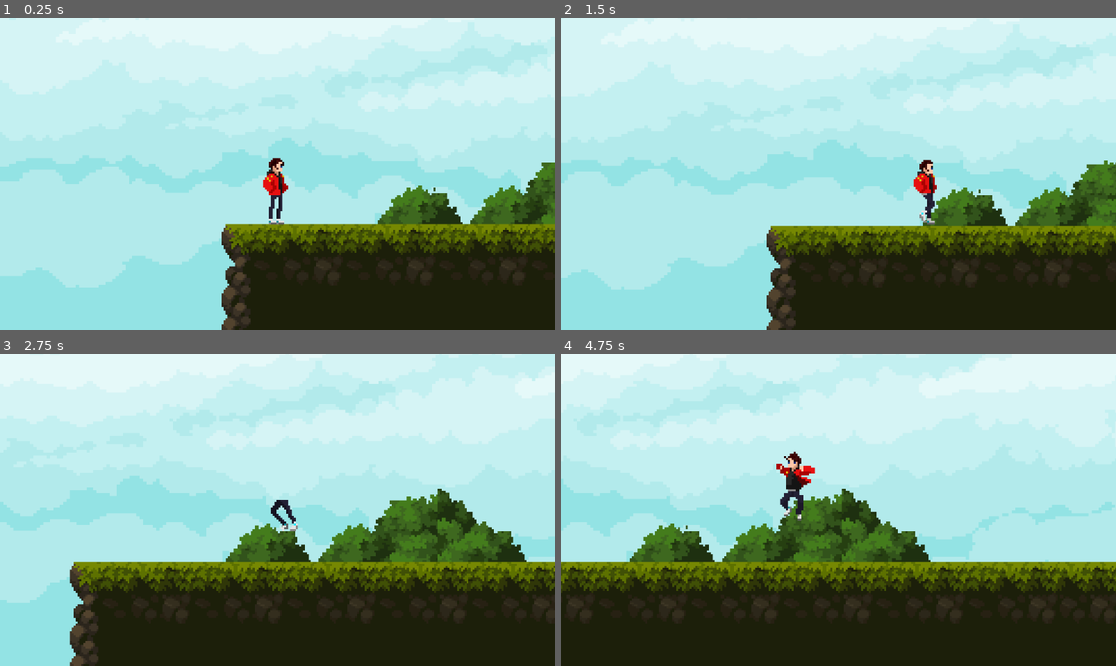
Above: before the commit, frames 1-4 (two rows, left to right).
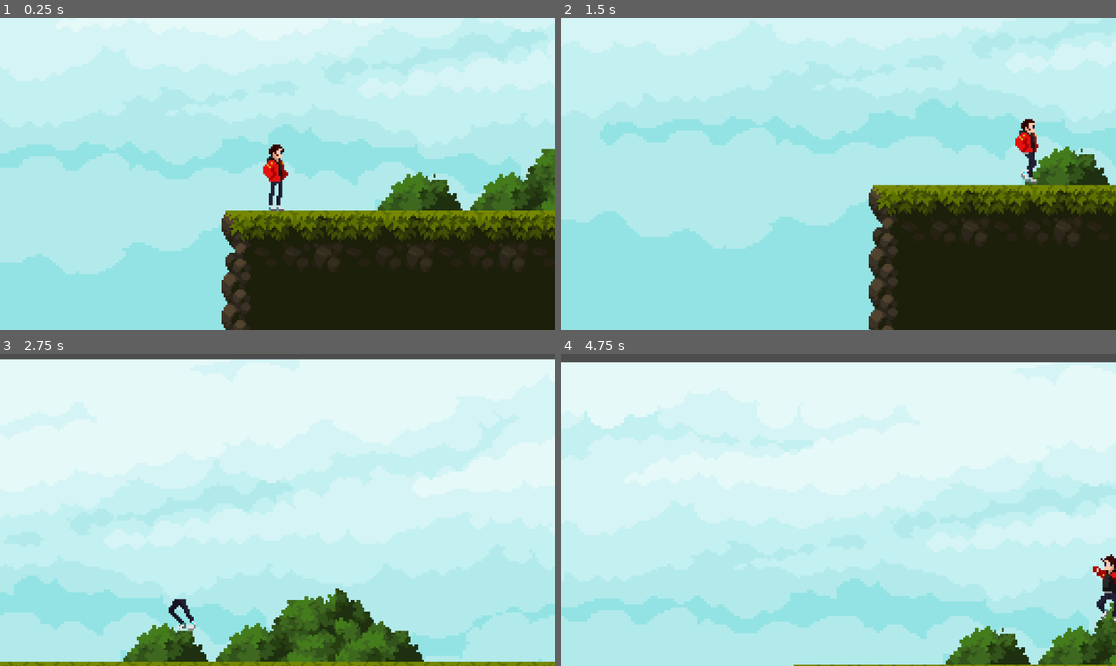
Above: after the commit, the same moments.

Repository: Chackal099/ProjetoPursuit
Game: Godot game, scene res://Levels/test_level.tscn
Same seed, same stepped clock (60 frames per second), same inputs: the game is played once before the commit and once after it.
Inputs (mouse positions are in pixels of both pictures, inside the frame that each line leads up to):
- Up to frame 1 (0.25 s): no input
- Up to frame 2 (1.5 s): move the mouse to (960, 158) at 0.52 s; hold S (crouch) 0.53-1.28 s; hold D (right) from 0.53 s (still down); tap Space (jump) at 0.77 s; move the mouse to (727, 189) at 1.27 s; tap Shift (run) at 1.35 s
- Up to frame 3 (2.75 s): tap Space (jump) at 1.52 s; move the mouse to (333, 441) at 2.02 s; release D (right) at 2.03 s; hold A (left) from 2.03 s (still down); hold S (crouch) from 2.03 s (still down)
- Up to frame 4 (4.75 s): move the mouse to (810, 572) at 2.77 s; release A (left) at 2.78 s; release S (crouch) at 2.78 s; hold D (right) 2.78-4.28 s; tap Shift (run) at 2.85, 4.35 s; tap Space (jump) at 3.02, 3.77, 4.52 s; move the mouse to (1005, 556) at 3.52 s; hold S (crouch) 3.53-4.28 s; move the mouse to (672, 463) at 4.27 s; hold A (left) from 4.28 s (still down)

The runs differ from the first frame. In frame 1, 18% of the frame differs, in the area x 0-100%, y 0-100%; in frame 2, 37%; in frame 3, 67%; in frame 4, 69%.

Commit message:
Camera Mouselook added
Created the mouse look mechanic

Diff:
--- /dev/null
+++ b/Levels/Camera2D.gd
@@ -0,0 +1,29 @@
+extends Camera2D
+
+var camera_speed = 100  # Adjust this value to control camera speed
+var character : Node2D  # Reference to your character node
+
+func _ready():
+	character = $/root/TestLevel/player2  # Replace with the actual path to your character node
+
+func _process(delta):
+	# Get the mouse position relative to the viewport
+	var mouse_position = get_viewport().get_mouse_position()
+
+	# Calculate the camera's new position based on the mouse position
+	var new_camera_position = position + (mouse_position - get_viewport_rect().size / 2) * delta * camera_speed
+
+	# Calculate the camera's offset to keep the character in view
+	var camera_offset = get_viewport_rect().size / 2
+	var character_position = character.global_position
+	var max_x = character_position.x + camera_offset.x
+	var min_x = character_position.x - camera_offset.x
+	var max_y = character_position.y + camera_offset.y
+	var min_y = character_position.y - camera_offset.y
+
+	# Clamp the camera's position to keep the character in view
+	new_camera_position.x = clamp(new_camera_position.x, min_x, max_x)
+	new_camera_position.y = clamp(new_camera_position.y, min_y, max_y)
+
+	# Update the camera's position
+	position = new_camera_position
--- a/Levels/test_level.tscn
+++ b/Levels/test_level.tscn
@@ -1,8 +1,9 @@
-[gd_scene load_steps=6 format=3 uid="uid://b3smh4t71r3ce"]
+[gd_scene load_steps=7 format=3 uid="uid://b3smh4t71r3ce"]
 
 [ext_resource type="Texture2D" uid="uid://cqvvewgsi6jb8" path="res://Art/Legacy-Fantasy - High Forest 2.3/Assets/Tiles.png" id="1_l33ga"]
 [ext_resource type="Texture2D" uid="uid://d2hdenskvhyl7" path="res://Art/Legacy-Fantasy - High Forest 2.3/Background/Background.png" id="1_psy8x"]
 [ext_resource type="PackedScene" uid="uid://ddbjwbtrv8b2i" path="res://Character/player2.tscn" id="3_su53t"]
+[ext_resource type="Script" path="res://Levels/Camera2D.gd" id="4_sd8yx"]
 
 [sub_resource type="TileSetAtlasSource" id="TileSetAtlasSource_x4fxh"]
 texture = ExtResource("1_l33ga")
@@ -1449,6 +1450,7 @@
 [node name="Camera2D" type="Camera2D" parent="."]
 position = Vector2(30, 71)
 process_callback = 0
+limit_smoothed = true
 position_smoothing_enabled = true
-drag_horizontal_enabled = true
-drag_vertical_enabled = true
+position_smoothing_speed = 50.0
+script = ExtResource("4_sd8yx")
